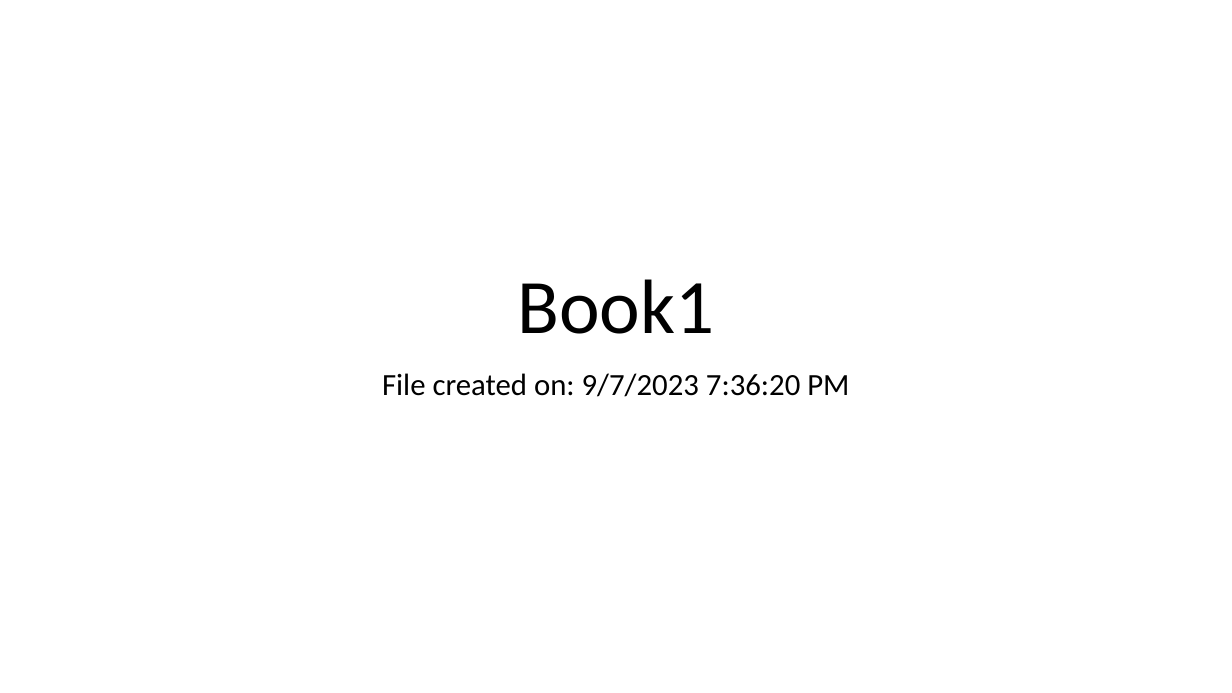
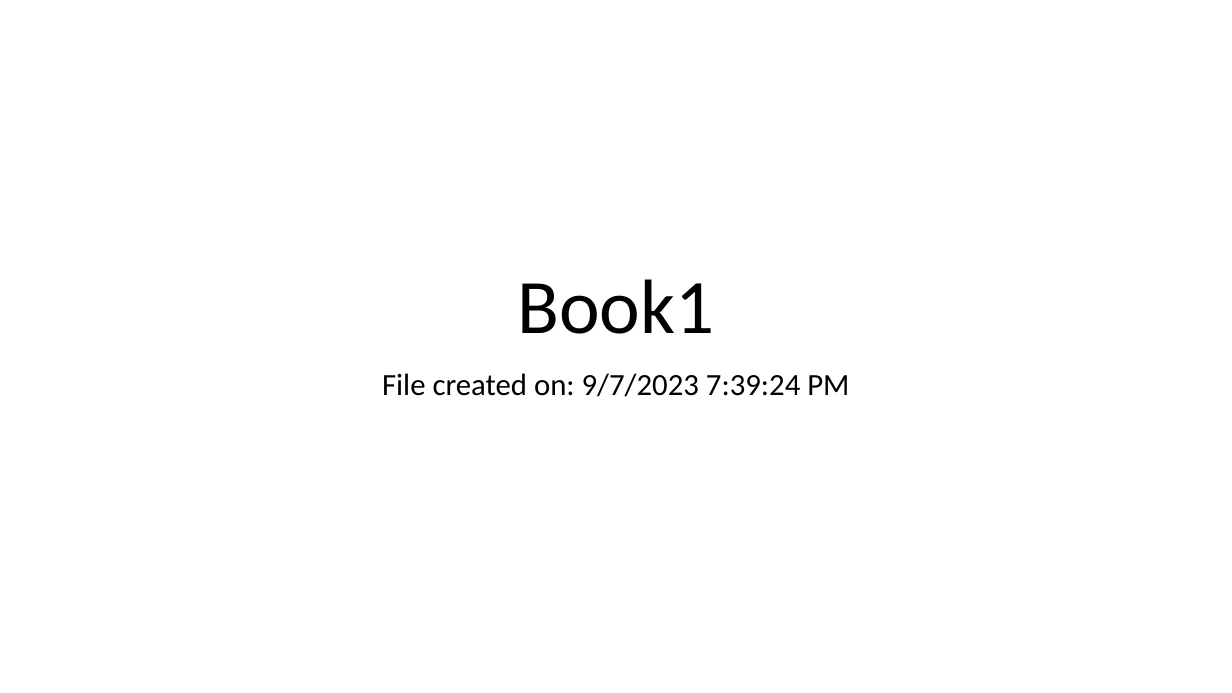
Before and after one commit to bm-prime/db-capstone-project, a slide deck: slide 1 of Book1.pptx. Drawn at 1232x693 pixels with LibreOffice and Linux fonts; fonts in the diff are those of the drawing. Boxes give left, top, right and bottom in pixels: in the first picture for what was removed or moved away, otherwise in the second. Text is boxed around its words. In the diff, an @@ line names an element or a change of style, - is before the commit and + after.

```diff
--- a/Book1.pptx
+++ b/Book1.pptx
@@ subtitle at bbox=[382, 373, 849, 397]: text changed @@
-File created on: 9/7/2023 7:36:20 PM
+File created on: 9/7/2023 7:39:24 PM
```
Also in this commit, not shown: 3 slides added, 3 slides removed, 1 other file.
